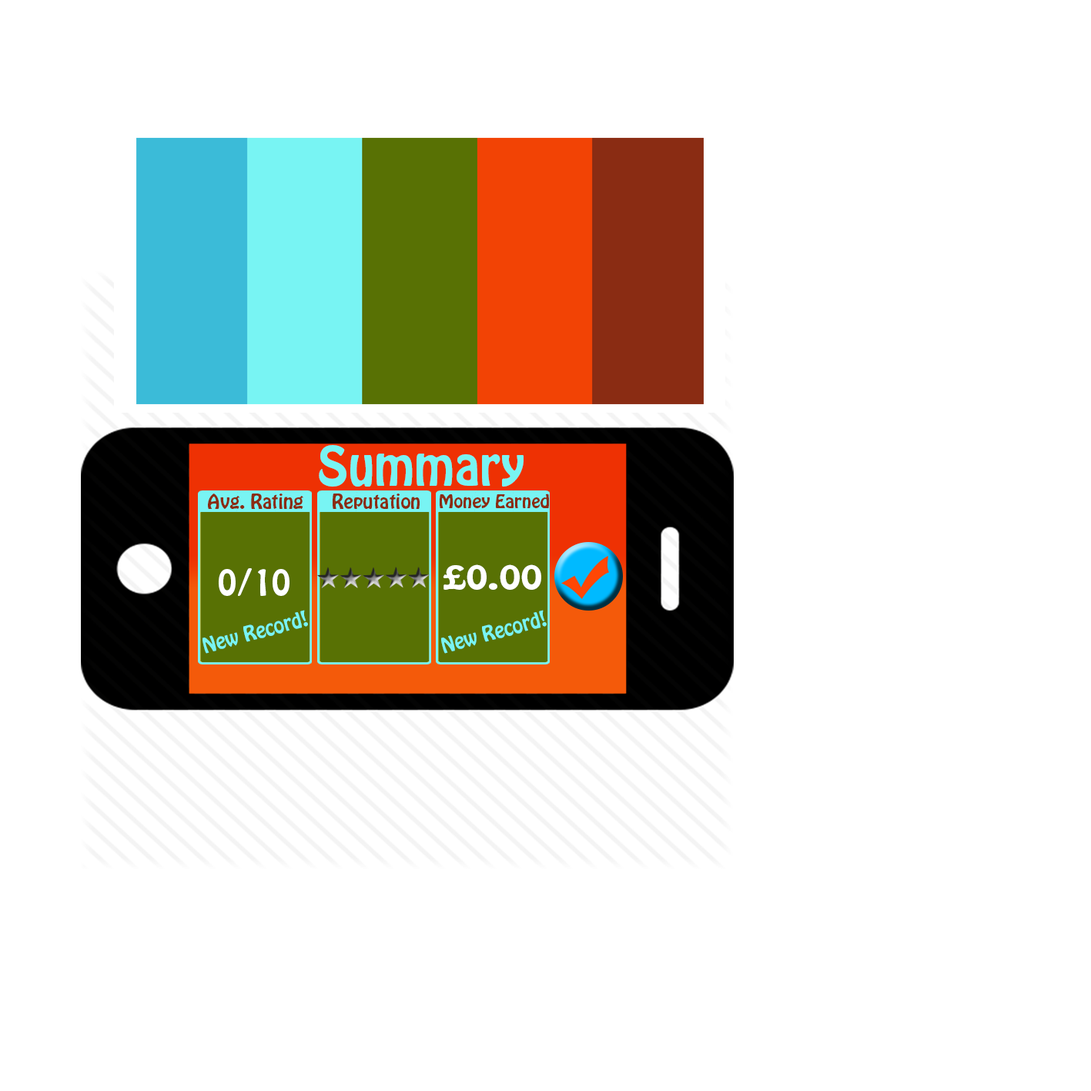
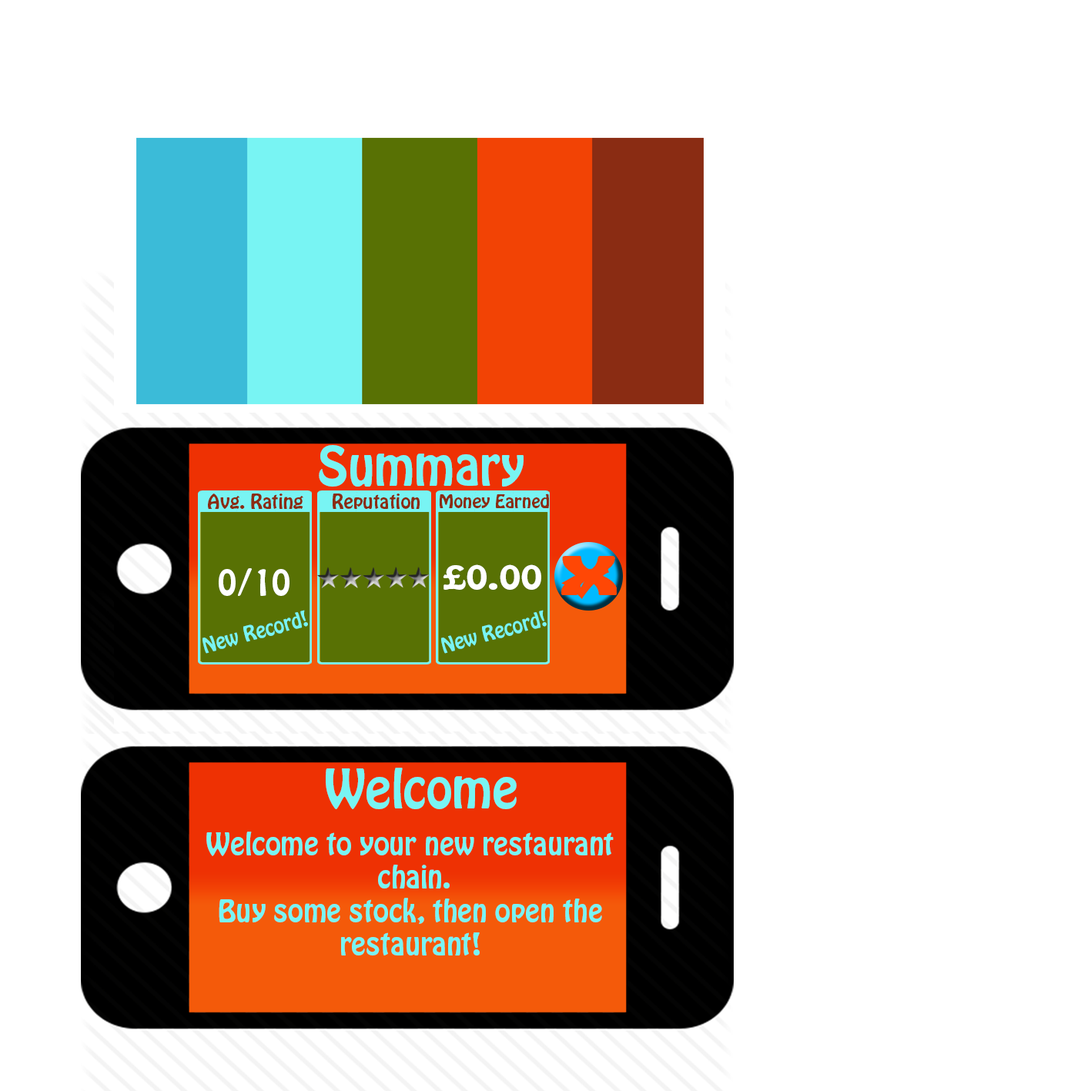
Layered file, before and after one edit (1091px x 1091px). Changes by layer:
added layer "iphone shape copy" above "iphone shape" over [80, 590, 735, 1091]
painted on "iphone shape" over [80, 734, 734, 870]
added layer "x" above "Welcome to your new restaurant chain. Buy some stock, then ope" over [561, 556, 618, 596]
added layer "Welcome to your new restaurant chain. Buy some stock, then ope" above "Welcome" over [206, 831, 614, 956]
added layer "Welcome" above "Summary" over [325, 767, 517, 810]
added layer "Rectangle 2 copy" above "Rectangle 2" over [181, 754, 634, 1025]
